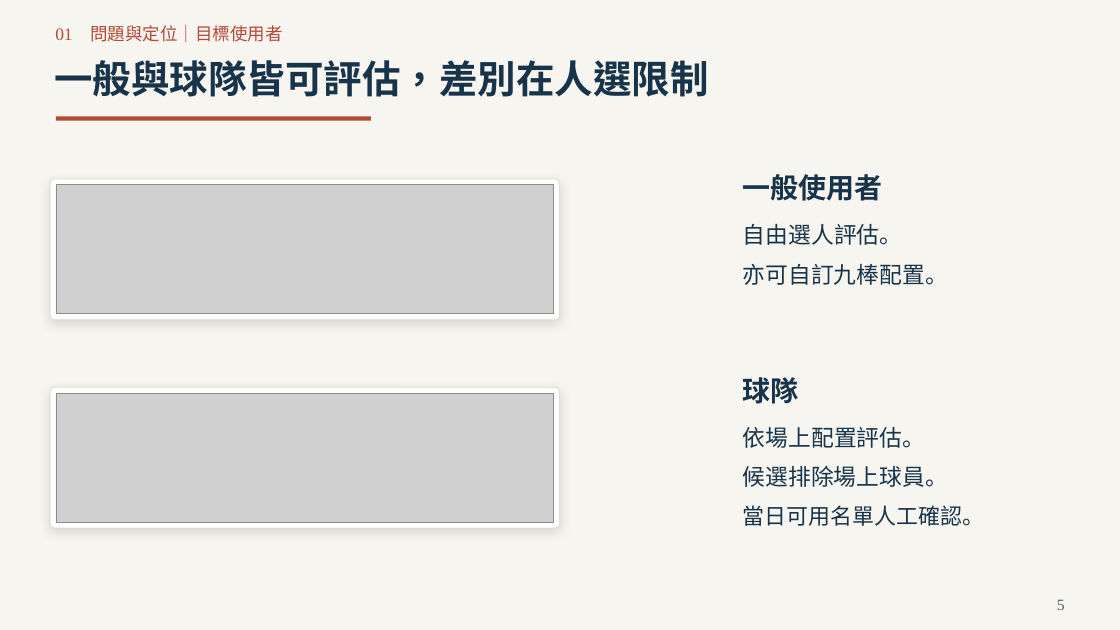
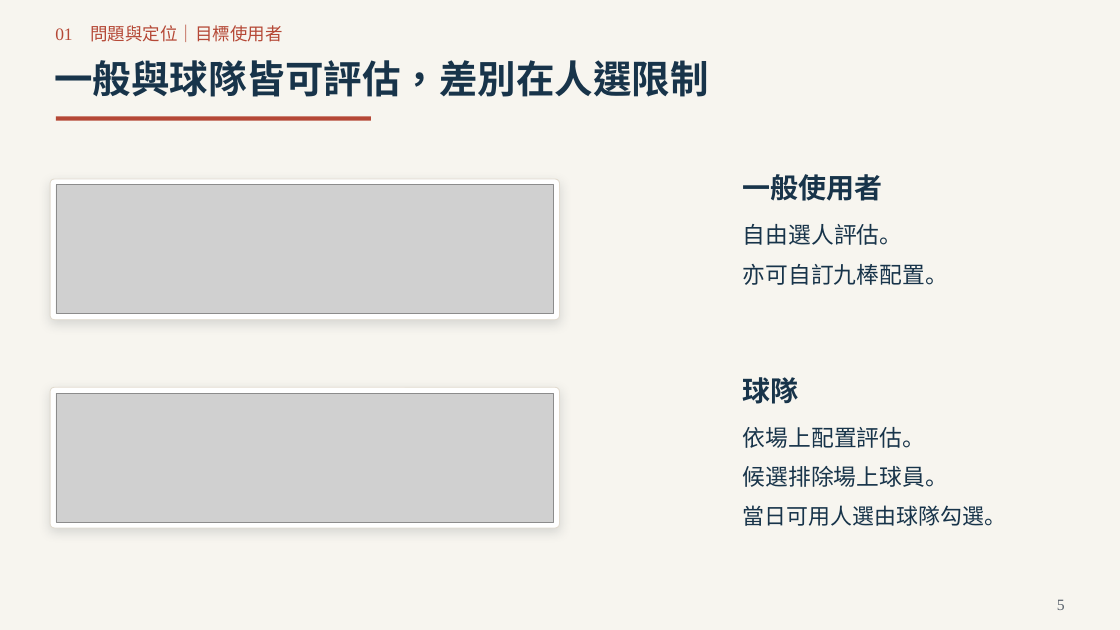
Before and after one commit to Da-Xiong-Chen/baseball_project, a slide deck: slide 5 of presentations/competition-2026/sync-20261115/一球兩面_臨場用人決策_2026球季版_38頁.pptx. Drawn at 1120x630 pixels with LibreOffice and Linux fonts; fonts in the diff are those of the drawing; grey boxes stand for pictures. Boxes give left, top, right and bottom in pixels: in the first picture for what was removed or moved away, otherwise in the second. Text is boxed around its words. In the diff, an @@ line names an element or a change of style, - is before the commit and + after.

```diff
--- a/presentations/competition-2026/sync-20261115/一球兩面_臨場用人決策_2026球季版_38頁.pptx
+++ b/presentations/competition-2026/sync-20261115/一球兩面_臨場用人決策_2026球季版_38頁.pptx
@@ text at <box>743,505,1006,526</box>: text changed @@
-當日可用名單人工確認。
+當日可用人選由球隊勾選。
```
Also in this commit, not shown: 12 other slides changed, 2 other files.
